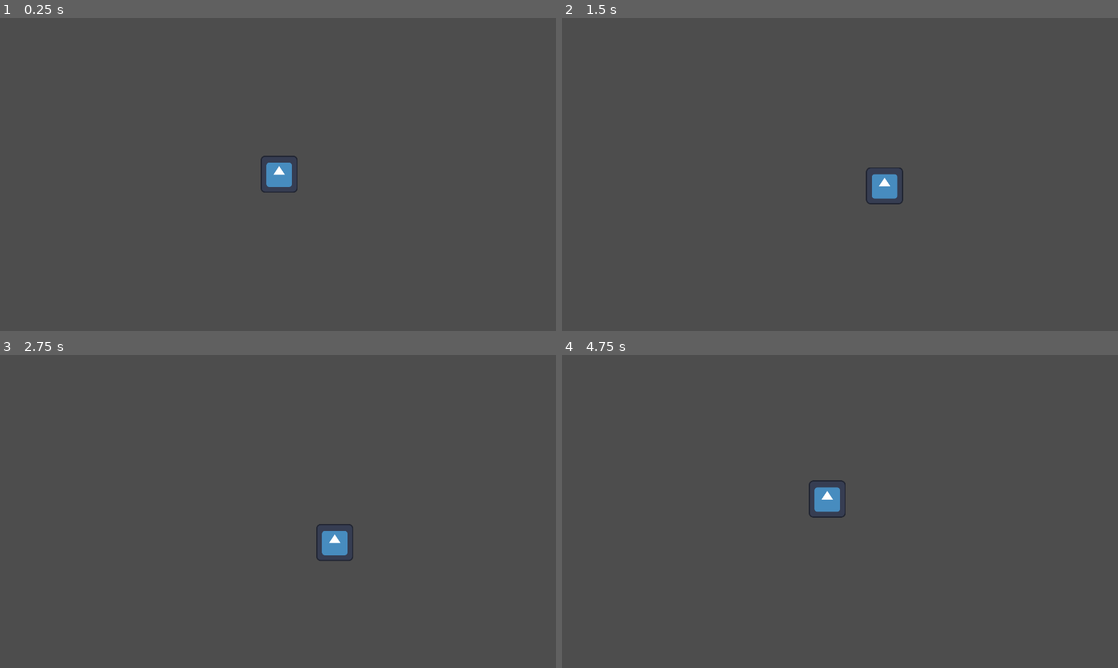
Above: before the commit, frames 1-4 (two rows, left to right).
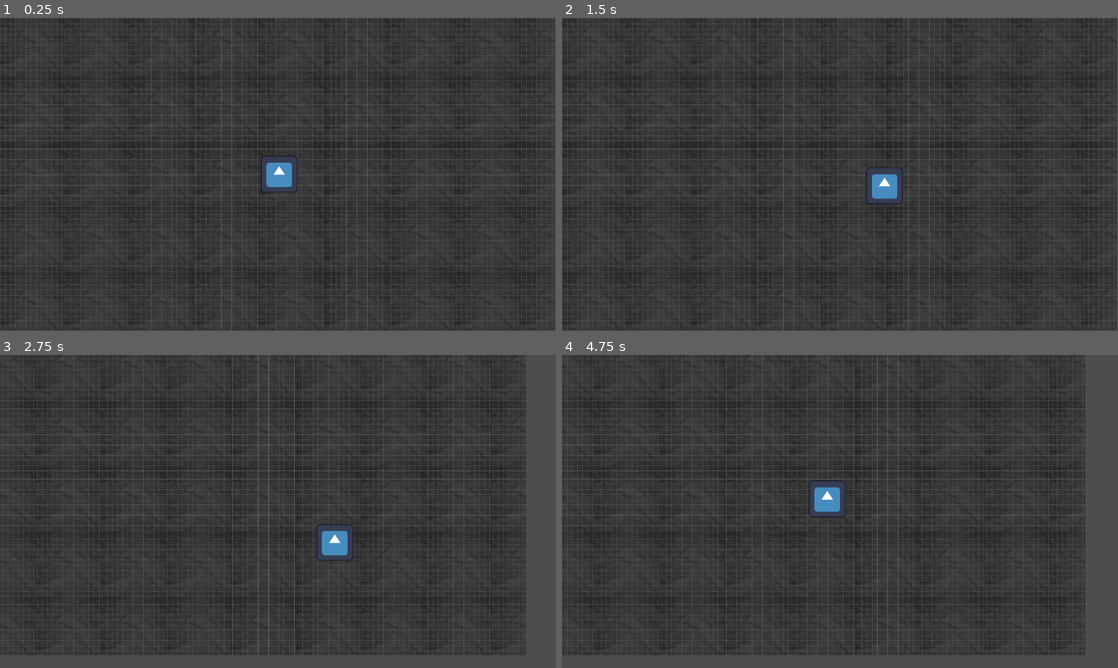
Above: after the commit, the same moments.

Repository: Ava-TU/EGD-FlatGame
Game: Godot game, scene res://Scenes/Main.tscn
Two runs of this game, one before a commit and one after it. Both use one fixed random seed, a clock stepped at 60 frames per second and the inputs below. The engine's default icon, where the game draws it, is replaced by a stand-in: a white triangle on a blue panel in a dark square.
Inputs:
- Up to frame 1 (0.25 s): no input
- Up to frame 2 (1.5 s): tap Enter at 0.5 s; hold D (Right) 0.53-1.28 s; hold S (Down) from 1.28 s (still down)
- Up to frame 3 (2.75 s): release S (Down) at 2.03 s; hold D (Right) from 2.03 s (still down)
- Up to frame 4 (4.75 s): release D (Right) at 2.78 s; hold W (Up) 2.78-3.53 s; hold A (Left) from 3.53 s (still down)

The runs differ from the first frame. In frame 1, 38% of the frame differs, in the area x 0-100%, y 0-100%; in frame 2, 38%; in frame 3, 34%; in frame 4, 34%.

Commit message:
swapping over

Diff:
--- a/egd-flat-game/Scenes/Main.tscn
+++ b/egd-flat-game/Scenes/Main.tscn
@@ -2,11 +2,19 @@
 
 [ext_resource type="Script" uid="uid://hefypydnccmq" path="res://Scripts/Player.gd" id="1_idj7w"]
 [ext_resource type="Texture2D" uid="uid://blf2yr3e3x1vo" path="res://icon.svg" id="1_r150o"]
+[ext_resource type="Texture2D" uid="uid://e171u74rkqqh" path="res://BG/BlackPaperGB.jpg" id="2_rgh2o"]
 
 [sub_resource type="RectangleShape2D" id="RectangleShape2D_r150o"]
 size = Vector2(126, 127)
 
 [node name="Node2D" type="Node2D" unique_id=2035813038]
+
+[node name="TextureRect" type="TextureRect" parent="." unique_id=1214155747]
+texture_repeat = 2
+offset_right = 1920.0
+offset_bottom = 1080.0
+texture = ExtResource("2_rgh2o")
+stretch_mode = 1
 
 [node name="CharacterBody2D" type="CharacterBody2D" parent="." unique_id=1942139395]
 position = Vector2(969, 542)
